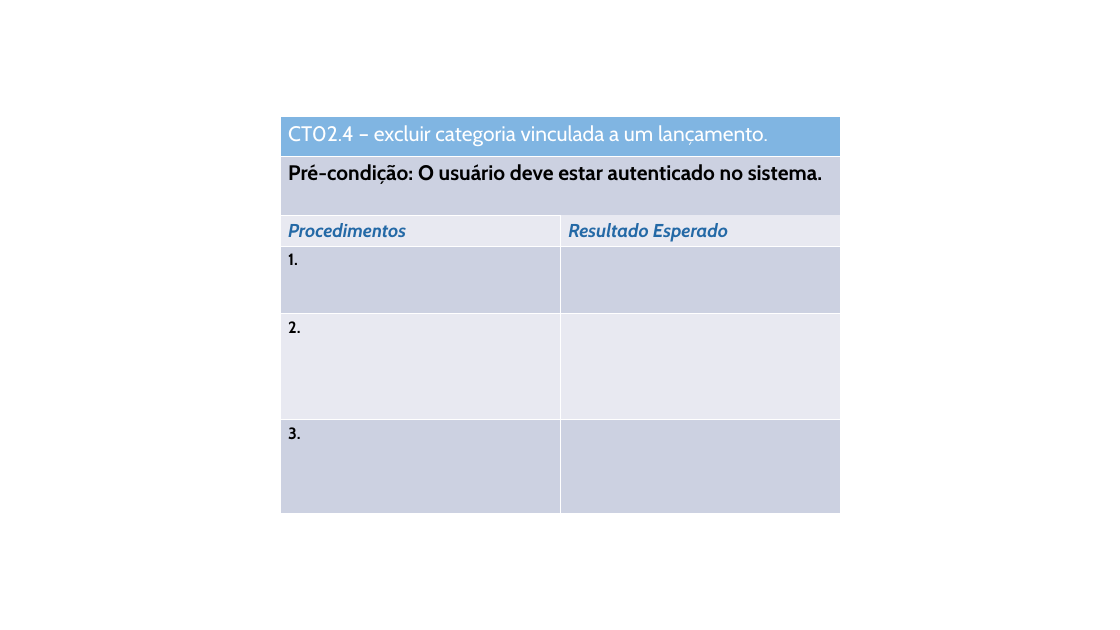
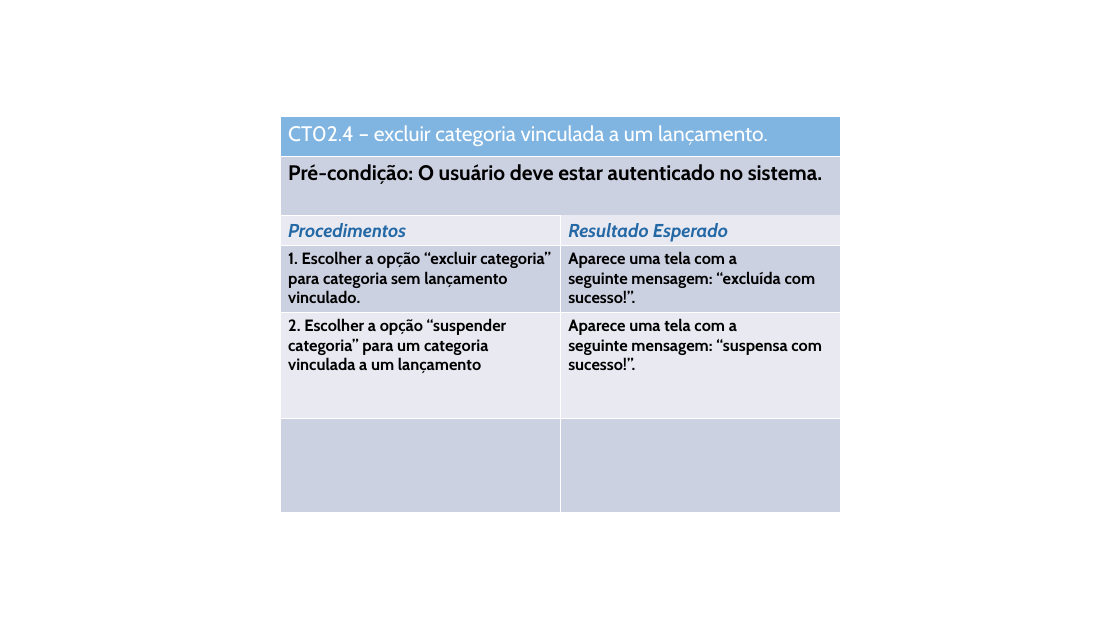
Before and after one commit to evertonschuster/GestaoFinancaPessoal, a slide deck: slide 4 of GestaoFinancaPessoal/GestaoFinancaPessoal/Documentos/525/casos_de_teste02.pptx. Drawn at 1120x630 pixels with LibreOffice and Linux fonts; fonts in the diff are those of the drawing. Boxes give left, top, right and bottom in pixels: in the first picture for what was removed or moved away, otherwise in the second. Text is boxed around its words. In the diff, an @@ line names an element or a change of style, - is before the commit and + after.

```diff
--- a/GestaoFinancaPessoal/GestaoFinancaPessoal/Documentos/525/casos_de_teste02.pptx
+++ b/GestaoFinancaPessoal/GestaoFinancaPessoal/Documentos/525/casos_de_teste02.pptx
@@ table added at [280, 245, 840, 513], 3 rows, 2 columns @@
+1. Escolher a opção “excluir categoria” para categoria sem lançamento vinculado. | Aparece uma tela com a / seguinte mensagem: “excluída com sucesso!”.
+2. Escolher a opção “suspender categoria” para um categoria vinculada a um lançamento | Aparece uma tela com a / seguinte mensagem: “suspensa com sucesso!”.
+ | 
```
Also in this commit, not shown: 3 other slides changed, 3 other files.
